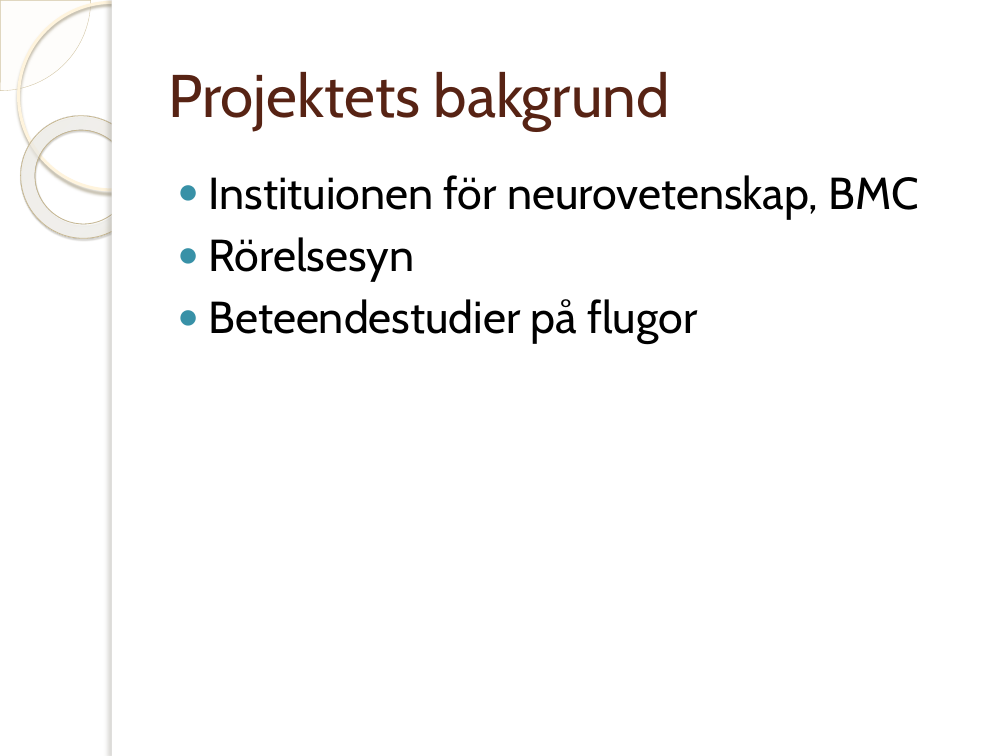
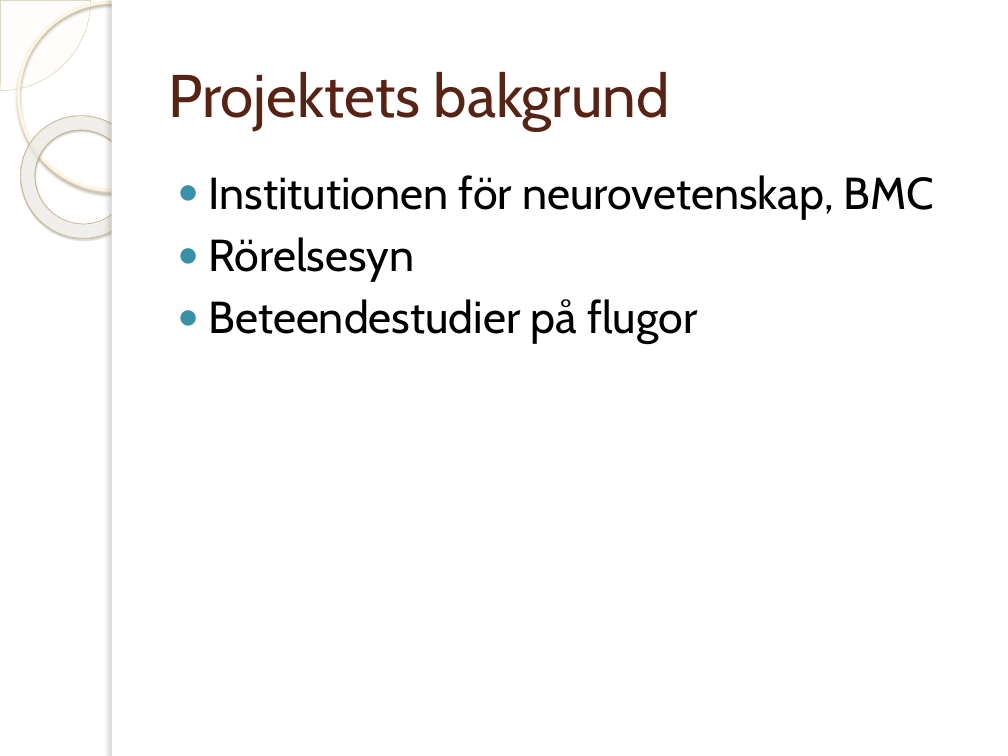
Before and after one commit to jakelamotta/master_thesis, a slide deck: slide 2 of presentations/presentation_swe.pptx. Drawn at 1008x756 pixels with LibreOffice and Linux fonts; fonts in the diff are those of the drawing; background and template pictures are left out. Boxes give left, top, right and bottom in pixels: in the first picture for what was removed or moved away, otherwise in the second. Text is boxed around its words. In the diff, an @@ line names an element or a change of style, - is before the commit and + after.

```diff
--- a/presentations/presentation_swe.pptx
+++ b/presentations/presentation_swe.pptx
@@ text at [209, 175, 935, 219]: text changed @@
-● Instituionen för neurovetenskap, BMC
+● Institutionen för neurovetenskap, BMC
```
Also in this commit, not shown: 3 other slides changed, 1 slide added, 1 slide removed, 2 other files.
